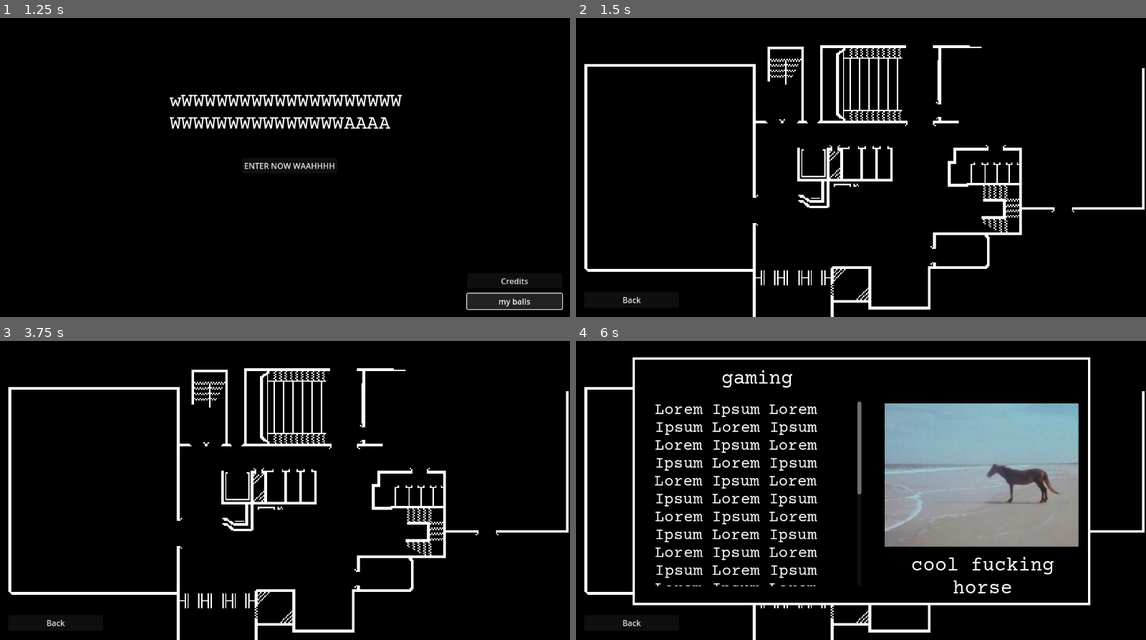
Above: before the commit, frames 1-4 (two rows, left to right).
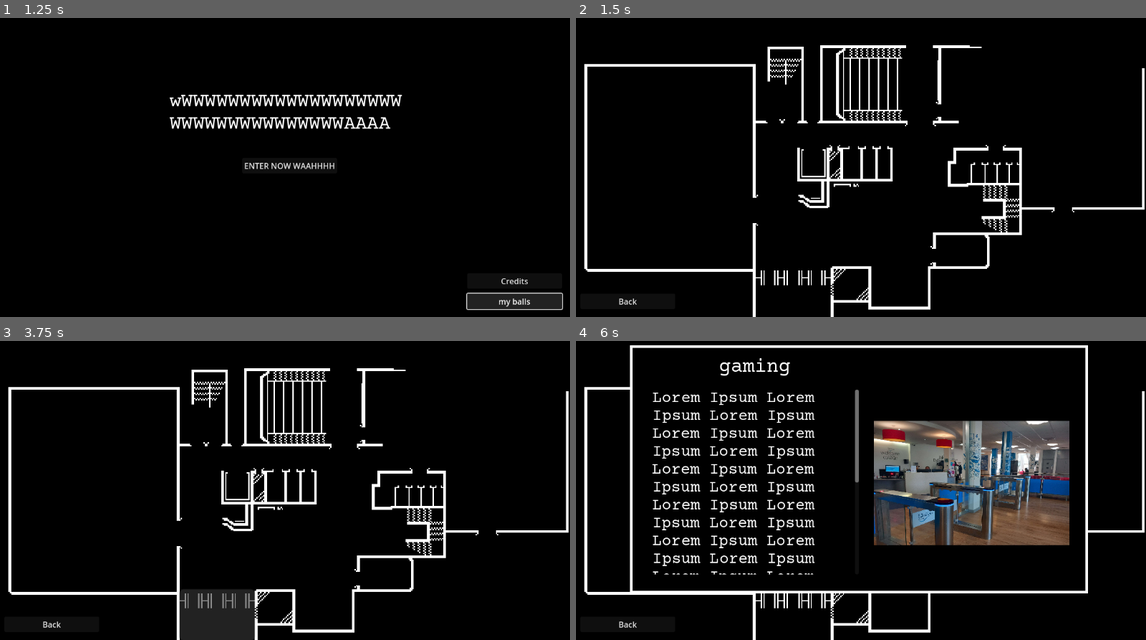
Above: after the commit, the same moments.

Repository: Alex10-0/Interactive-map
Game: Godot game, scene res://scenes/mainmenu.tscn
Two runs of this game, one before a commit and one after it. Both use one fixed random seed, a clock stepped at 60 frames per second and the inputs below.
Inputs (mouse positions are in pixels of both pictures, inside the frame that each line leads up to):
- Up to frame 1 (1.25 s): click "my balls" at 0.5 s
- Up to frame 2 (1.5 s): click "ENTER NOW WAAHHHH" at 1.25 s
- Up to frame 3 (3.75 s): click "Back" at 2 s; click "ENTER NOW WAAHHHH" at 2.75 s; click (216, 616) at 3.52 s
- Up to frame 4 (6 s): click (792, 616) at 4.27 s; click (792, 616) at 5.02 s; tap Enter at 5.75 s; move the mouse to (986, 463) at 5.77 s; hold K (appear) from 5.78 s (still down); click (986, 463) at 5.92 s

Frame 1 is identical in both runs. In frame 2, less than 0.1% of the frame differs, in the area x 7-12%, y 93-96%; in frame 3, 2.2%; in frame 4, 30%, in the area x 7-91%, y 1-96%.

Commit message:
added buttons
im crying i added buttons

Diff:
--- a/scenes/infoscreen.tscn
+++ b/scenes/infoscreen.tscn
@@ -3,7 +3,7 @@
 [ext_resource type="Script" path="res://scenes/infoscreen.gd" id="1_mp88q"]
 [ext_resource type="Texture2D" uid="uid://bcvmulc35vs6t" path="res://images/menu.png" id="1_qkuyl"]
 [ext_resource type="Texture2D" uid="uid://gd42n7q1dto1" path="res://images/test.png" id="1_s1bng"]
-[ext_resource type="Texture2D" uid="uid://dfro8qa8nqlh2" path="res://images/a.png" id="5_0oibu"]
+[ext_resource type="Texture2D" uid="uid://dmvkmc1jvxgi" path="res://images/campus/gates.jpg" id="5_iuvp6"]
 [ext_resource type="FontFile" uid="uid://mt81q5eklb4i" path="res://sources/fonts/CourierPrime-Regular.ttf" id="5_uwifm"]
 
 [sub_resource type="CanvasItemMaterial" id="CanvasItemMaterial_fke2e"]
@@ -19,16 +19,16 @@
 
 [node name="Test" type="Sprite2D" parent="."]
 material = SubResource("CanvasItemMaterial_fke2e")
-position = Vector2(579, 327.5)
+position = Vector2(19, -0.5)
 scale = Vector2(18.28, 9.82)
 texture = ExtResource("1_s1bng")
 
 [node name="NinePatchRect" type="NinePatchRect" parent="."]
 layout_mode = 0
-offset_left = 117.0
-offset_top = 79.0
-offset_right = 1039.0
-offset_bottom = 578.0
+offset_left = -443.0
+offset_top = -249.0
+offset_right = 479.0
+offset_bottom = 250.0
 texture = ExtResource("1_qkuyl")
 draw_center = false
 region_rect = Rect2(0, 51.73, 49, 50)
@@ -49,6 +49,7 @@
 text = "[center]gaming"
 
 [node name="RichTextLabel2" type="RichTextLabel" parent="NinePatchRect"]
+layout_mode = 0
 offset_left = 45.0
 offset_top = 89.0
 offset_right = 461.0
@@ -57,17 +58,7 @@
 theme_override_font_sizes/normal_font_size = 32
 text = "Lorem Ipsum Lorem Ipsum Lorem Ipsum Lorem Ipsum Lorem Ipsum Lorem Ipsum Lorem Ipsum Lorem Ipsum Lorem Ipsum Lor …(262 unchanged characters)…
 
-[node name="RichTextLabel3" type="RichTextLabel" parent="NinePatchRect"]
-offset_left = 508.0
-offset_top = 397.0
-offset_right = 903.0
-offset_bottom = 495.0
-theme_override_fonts/normal_font = ExtResource("5_uwifm")
-theme_override_font_sizes/normal_font_size = 40
-bbcode_enabled = true
-text = "[center]cool fucking horse"
-
 [node name="campusImage" type="Sprite2D" parent="."]
-position = Vector2(820, 316)
-scale = Vector2(0.968983, 0.818182)
-texture = ExtResource("5_0oibu")
+position = Vector2(245, 28)
+scale = Vector2(0.096564, 0.0815359)
+texture = ExtResource("5_iuvp6")
--- a/scenes/map.tscn
+++ b/scenes/map.tscn
@@ -1,9 +1,18 @@
-[gd_scene load_steps=5 format=3 uid="uid://daq3v5sp5m0wn"]
+[gd_scene load_steps=10 format=3 uid="uid://daq3v5sp5m0wn"]
 
 [ext_resource type="Texture2D" uid="uid://c8oo1e1b3ojnb" path="res://images/FakeShit.png" id="1_xit1h"]
 [ext_resource type="Script" path="res://scenes/Camera2D.gd" id="2_l14ax"]
+[ext_resource type="Script" path="res://scenes/testing.gd" id="2_vifk4"]
 [ext_resource type="Script" path="res://Scripts/Buttons/Back.gd" id="3_5h7ud"]
 [ext_resource type="PackedScene" uid="uid://ddfvhntkkvmrk" path="res://scenes/infoscreen.tscn" id="4_xjmc8"]
+
+[sub_resource type="StyleBoxEmpty" id="StyleBoxEmpty_jf8pc"]
+
+[sub_resource type="StyleBoxEmpty" id="StyleBoxEmpty_pq1mk"]
+
+[sub_resource type="StyleBoxEmpty" id="StyleBoxEmpty_o4ids"]
+
+[sub_resource type="StyleBoxEmpty" id="StyleBoxEmpty_4felc"]
 
 [node name="Node2D" type="Node2D"]
 
@@ -13,45 +22,54 @@
 scale = Vector2(2.71167, 2.71167)
 texture = ExtResource("1_xit1h")
 
+[node name="Button" type="Button" parent="FakeShit-export"]
+offset_left = -170.0
+offset_top = 207.0
+offset_right = -114.0
+offset_bottom = 245.0
+theme_override_styles/normal = SubResource("StyleBoxEmpty_jf8pc")
+theme_override_styles/pressed = SubResource("StyleBoxEmpty_pq1mk")
+theme_override_styles/disabled = SubResource("StyleBoxEmpty_o4ids")
+theme_override_styles/focus = SubResource("StyleBoxEmpty_4felc")
+script = ExtResource("2_vifk4")
+
 [node name="Camera2D" type="Camera2D" parent="."]
 script = ExtResource("2_l14ax")
 
-[node name="Control" type="Control" parent="Camera2D"]
-layout_mode = 3
-anchors_preset = 0
-offset_right = 40.0
-offset_bottom = 40.0
+[node name="CanvasLayer" type="CanvasLayer" parent="."]
 
-[node name="MarginContainer2" type="MarginContainer" parent="Camera2D/Control"]
-layout_mode = 1
-anchors_preset = -1
-anchor_left = -14.271
-anchor_top = 8.117
-anchor_right = -14.271
-anchor_bottom = 8.117
-offset_left = 15.457
-offset_top = -50.64
-offset_right = 206.457
-offset_bottom = -19.64
+[node name="MarginContainer2" type="MarginContainer" parent="CanvasLayer"]
+anchors_preset = 2
+anchor_top = 1.0
+anchor_bottom = 1.0
+offset_left = 13.0
+offset_top = -47.0
+offset_right = 204.0
+offset_bottom = -16.0
 grow_vertical = 0
 
-[node name="VBoxContainer" type="VBoxContainer" parent="Camera2D/Control/MarginContainer2"]
+[node name="VBoxContainer" type="VBoxContainer" parent="CanvasLayer/MarginContainer2"]
 layout_mode = 2
 theme_override_constants/separation = 10
 metadata/_edit_lock_ = true
 
-[node name="Button" type="Button" parent="Camera2D/Control/MarginContainer2/VBoxContainer"]
+[node name="Button" type="Button" parent="CanvasLayer/MarginContainer2/VBoxContainer"]
 layout_mode = 2
 text = "Back"
 script = ExtResource("3_5h7ud")
 
-[node name="Control2" parent="Camera2D" instance=ExtResource("4_xjmc8")]
-anchors_preset = 6
-anchor_left = 1.0
+[node name="VBoxContainer" type="VBoxContainer" parent="CanvasLayer"]
+anchors_preset = 8
+anchor_left = 0.5
 anchor_top = 0.5
+anchor_right = 0.5
 anchor_bottom = 0.5
-offset_left = -575.0
-offset_top = -324.0
-offset_right = -575.0
-offset_bottom = -324.0
-grow_horizontal = 0
+offset_left = -20.0
+offset_top = -20.0
+offset_right = 20.0
+offset_bottom = 20.0
+grow_horizontal = 2
+grow_vertical = 2
+
+[node name="Control2" parent="CanvasLayer/VBoxContainer" instance=ExtResource("4_xjmc8")]
+layout_mode = 2
--- /dev/null
+++ b/scenes/testing.gd
@@ -0,0 +1,10 @@
+extends Button
+
+
+# Called when the node enters the scene tree for the first time.
+func _ready():
+	pass # Replace with function body.
+
+
+func _pressed():
+	print("balls")
--- /dev/null
+++ b/sources/stylebox/test.tres
@@ -0,0 +1,6 @@
+[gd_resource type="StyleBoxTexture" load_steps=2 format=3 uid="uid://cisfm1ar8v76x"]
+
+[ext_resource type="Texture2D" uid="uid://gd42n7q1dto1" path="res://images/test.png" id="1_0x8ov"]
+
+[resource]
+texture = ExtResource("1_0x8ov")
Binary file added: images/campus/entrance.jpg
Not shown, added: images/campus/entrance.jpg.import
Binary file added: images/campus/gates.jpg
Not shown, added: images/campus/gates.jpg.import
Binary file added: images/campus/infoCentre.jpg
Not shown, added: images/campus/infoCentre.jpg.import
Binary file added: images/campus/reception.jpg
Not shown, added: images/campus/reception.jpg.import
